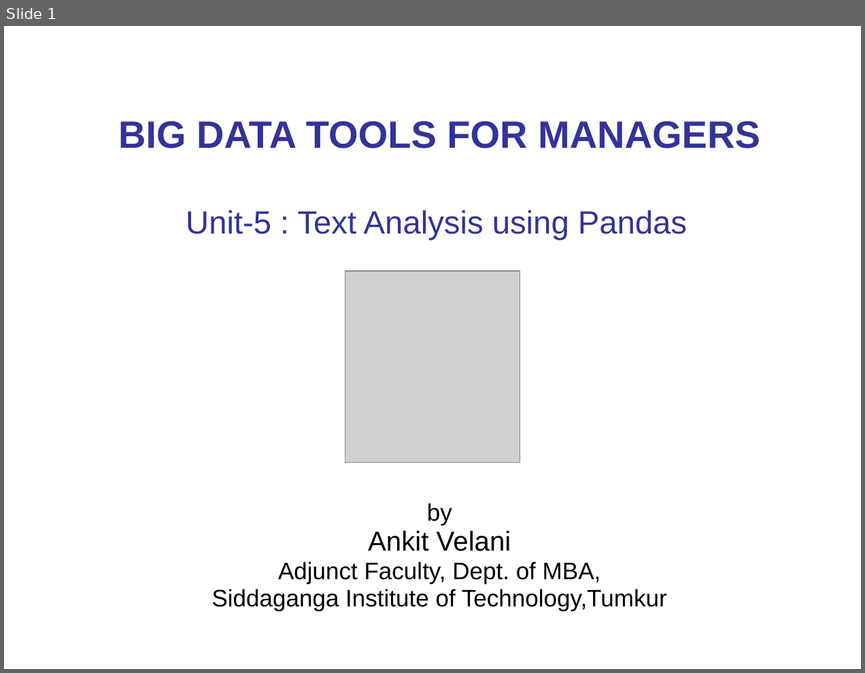
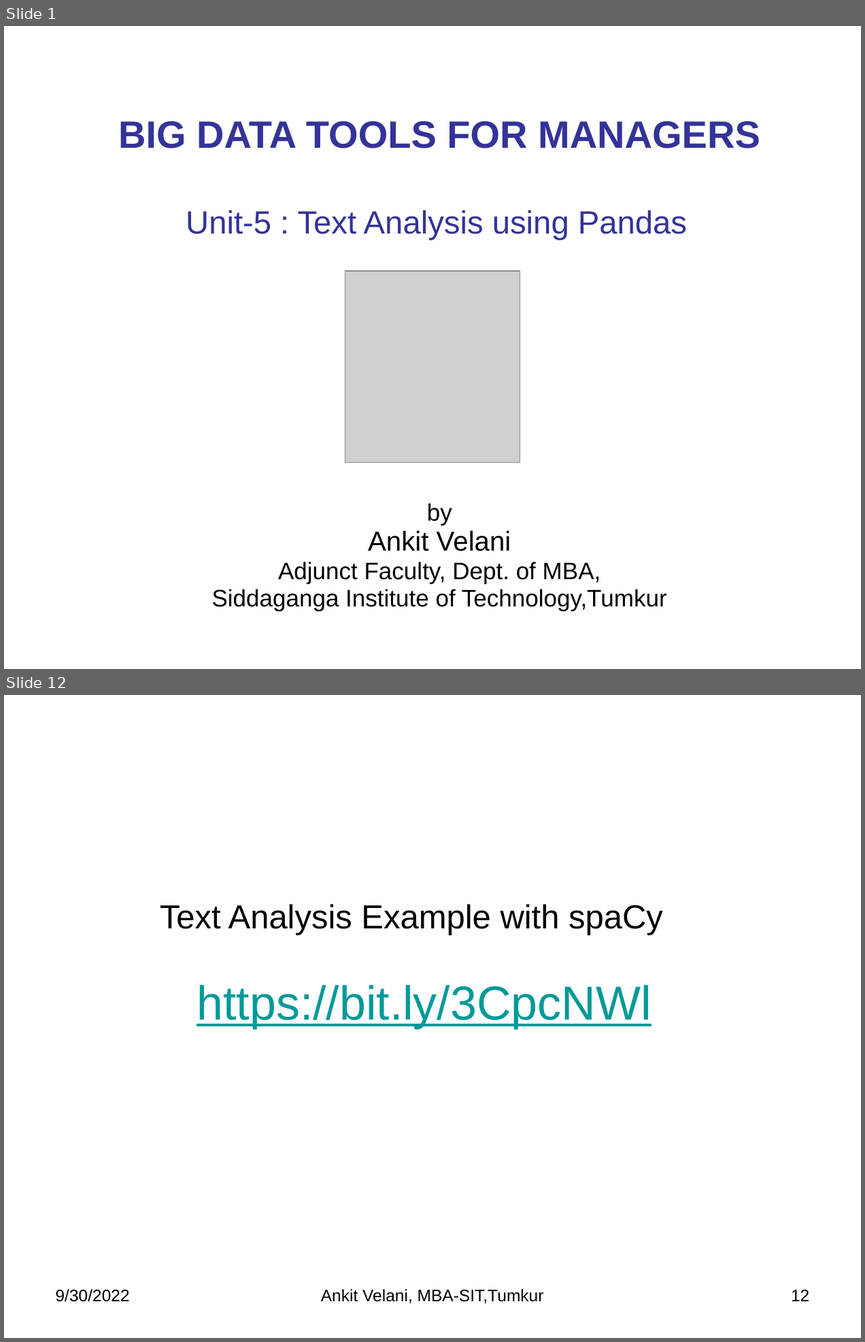
Before and after one commit to sitmbadept/sitmbadept.github.io, a slide deck: BDTM/Python/Unit-5-Python-Text.pptx. Shown one above the other, each under a label of ours: slide 1 before the commit, slides 1 and 12 after it; the slides between them are not shown. The pictures are 865x673 and 865x1342 pixels, drawn with LibreOffice and Linux fonts; fonts in the diff are those of the drawing; grey boxes stand for pictures. Boxes give left, top, right and bottom in pixels: in the first picture for what was removed or moved away, otherwise in the second. Text is boxed around its words. In the diff, an @@ line names an element or a change of style, - is before the commit and + after.

```diff
--- a/BDTM/Python/Unit-5-Python-Text.pptx
+++ b/BDTM/Python/Unit-5-Python-Text.pptx
@@ slide 12 added at (4,695,861,1338), background #FFFFFF @@
@@ text added at (160,904,663,936), 28 pt, text #000000 @@
+Text Analysis Example with spaCy
@@ text added at (196,985,651,1028), 40 pt, text #009999, underline @@
+https://bit.ly/3CpcNWl
@@ text added at (56,1289,130,1302), 14 pt, text #000000 @@
+9/30/2022
@@ text added at (321,1289,544,1303), 14 pt, text #000000 @@
+Ankit Velani, MBA-SIT,Tumkur
@@ page number added at (791,1289,809,1301), 14 pt, text #000000 @@
+12
```
Also in this commit, not shown: 10 slides changed, 1 other file.
